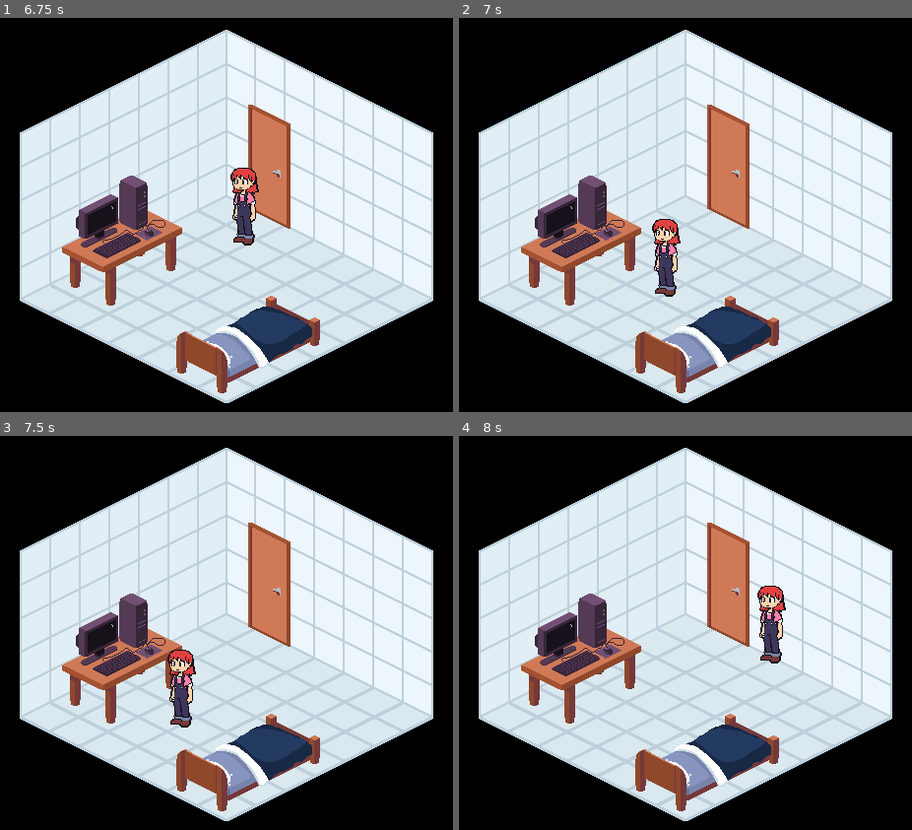
Above: before the commit, frames 1-4 (two rows, left to right).
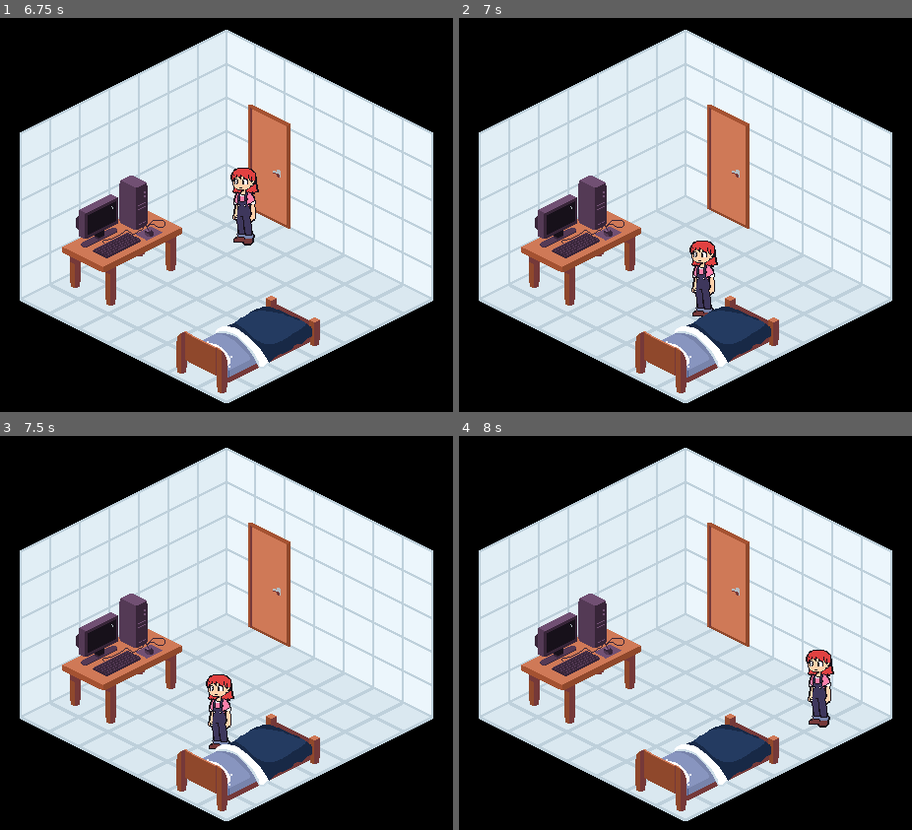
Above: after the commit, the same moments.

Repository: andcolatto/Repository-Santa-Merc-
Game: Godot game, scene res://Scenes/Menu.tscn
The game is run twice, just before and just after one commit, with the same random seed, the same clock (stepped at 60 frames per second) and the same inputs.
Inputs:
- Up to frame 1 (6.75 s): click "New Game" at 0.5 s; click "New Game" at 1.25 s; tap Enter at 2, 4.25, 5.75 s; hold Right (ui_right) 2.03-2.78 s; hold Down (ui_down) 2.78-3.53 s; tap Space at 3.5, 5 s; hold Right (ui_right) 3.53-4.28 s; hold Up (ui_up) 4.28-5.03 s; hold Left (ui_left) 5.03-6.53 s; hold Down (ui_down) from 6.53 s (still down)
- Up to frame 2 (7 s): keep holding Down (ui_down)
- Up to frame 3 (7.5 s): release Down (ui_down) at 7.28 s; hold Right (ui_right) from 7.28 s (still down)
- Up to frame 4 (8 s): keep holding Right (ui_right)

Frame 1 is identical in both runs. In frame 2, 1.8% of the frame differs, in the area x 42-58%, y 51-76%; in frame 3, 1.8%; in frame 4, 1.8%.

Commit message:
bed collision

Diff:
--- a/Santa Mercê/project/Scenes/debug.tscn
+++ b/Santa Mercê/project/Scenes/debug.tscn
@@ -78,12 +78,13 @@
 metadata/_edit_group_ = true
 
 [node name="Sprite2D" type="Sprite2D" parent="Bed" unique_id=1951285871]
+z_index = 1
 texture = ExtResource("5_5mfbk")
 
 [node name="StaticBody2D" type="StaticBody2D" parent="Bed" unique_id=1314208189]
 
 [node name="CollisionPolygon2D" type="CollisionPolygon2D" parent="Bed/StaticBody2D" unique_id=766590341]
-polygon = PackedVector2Array(61, -101, 153, -52, -30, 45, -127, -2)
+polygon = PackedVector2Array(20, -36, 71, -8, -30, 45, -79, 21)
 
 [node name="Door" type="Node2D" parent="." unique_id=931465619]
 position = Vector2(275, 151)
